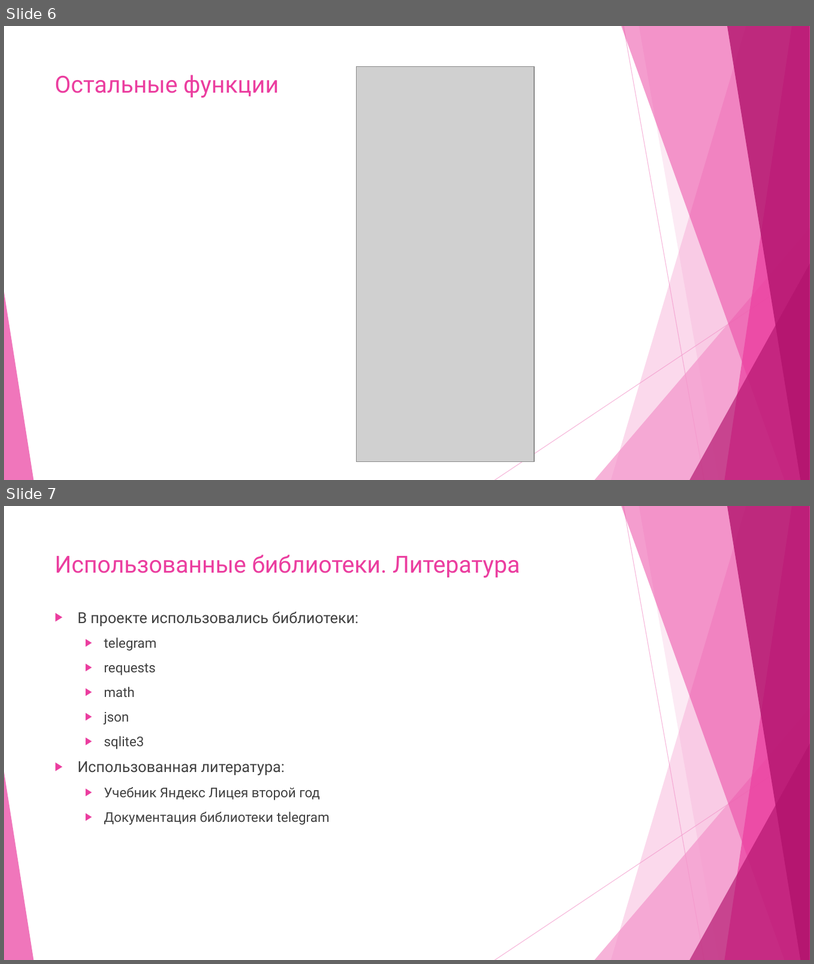
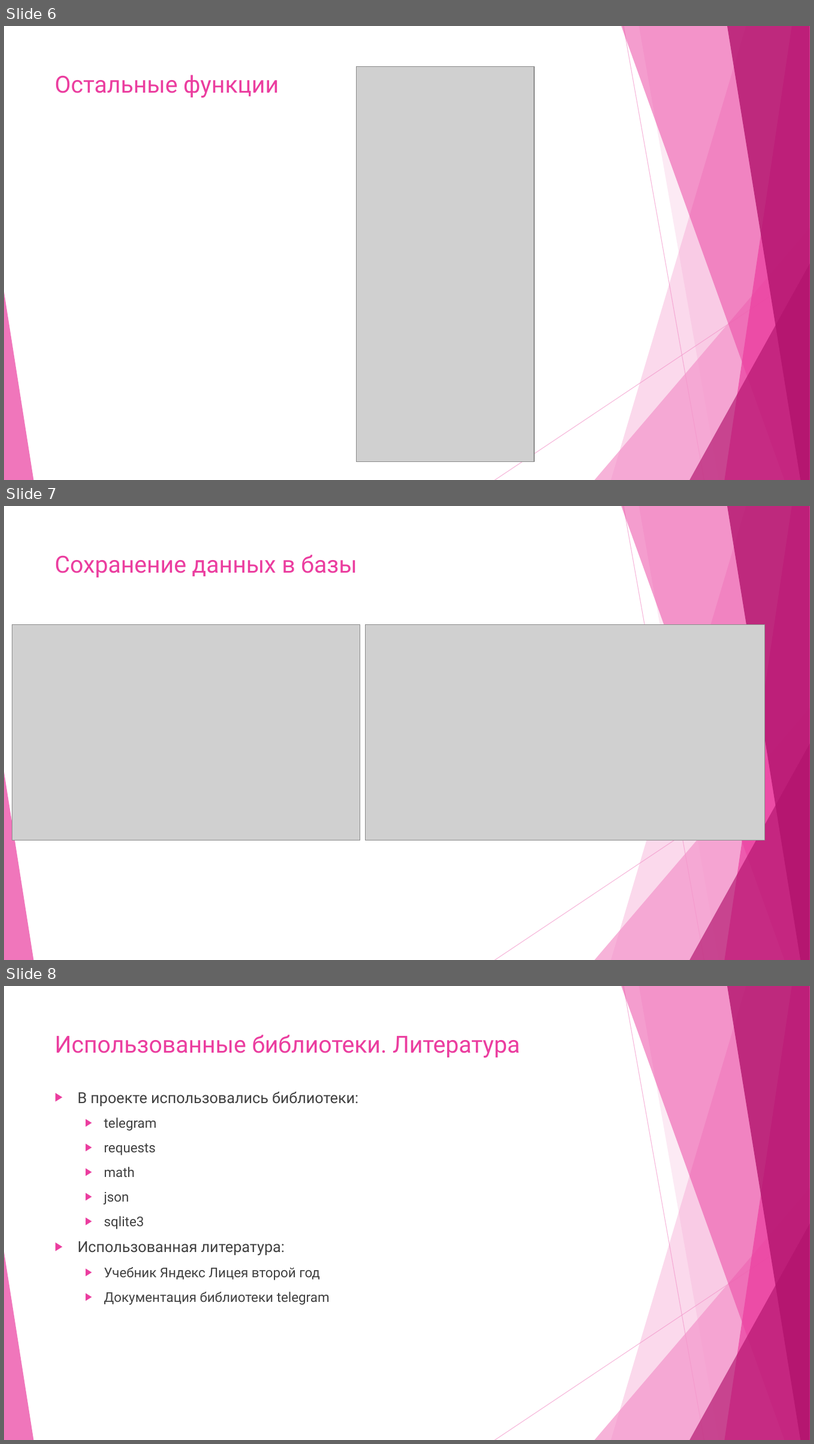
Before and after one commit to Pavel1Furious/hunteronghoul, a slide deck: Яндекс Лицей Shoolject.pptx. Shown one above the other, each under a label of ours: slides 6 and 7 before the commit, slides 6, 7 and 8 after it. The pictures are 814x964 and 814x1444 pixels, drawn with LibreOffice and Linux fonts; fonts in the diff are those of the drawing; grey boxes stand for pictures. Boxes give left, top, right and bottom in pixels: in the first picture for what was removed or moved away, otherwise in the second. Text is boxed around its words. In the diff, an @@ line names an element or a change of style, - is before the commit and + after.

```diff
--- a/Яндекс Лицей Shoolject.pptx
+++ b/Яндекс Лицей Shoolject.pptx
@@ slide 7 added at bbox=[4, 506, 810, 960], background #FFFFFF; not listed: 10 template elements that a slide beside it also shows @@
@@ title added at bbox=[55, 555, 357, 577], 28 pt, text #EB3D9F @@
+Сохранение данных в базы
@@ picture added at bbox=[12, 625, 360, 840] @@
@@ picture added at bbox=[366, 625, 765, 840] @@
@@ what was slide 7 is now slide 8 @@
```
